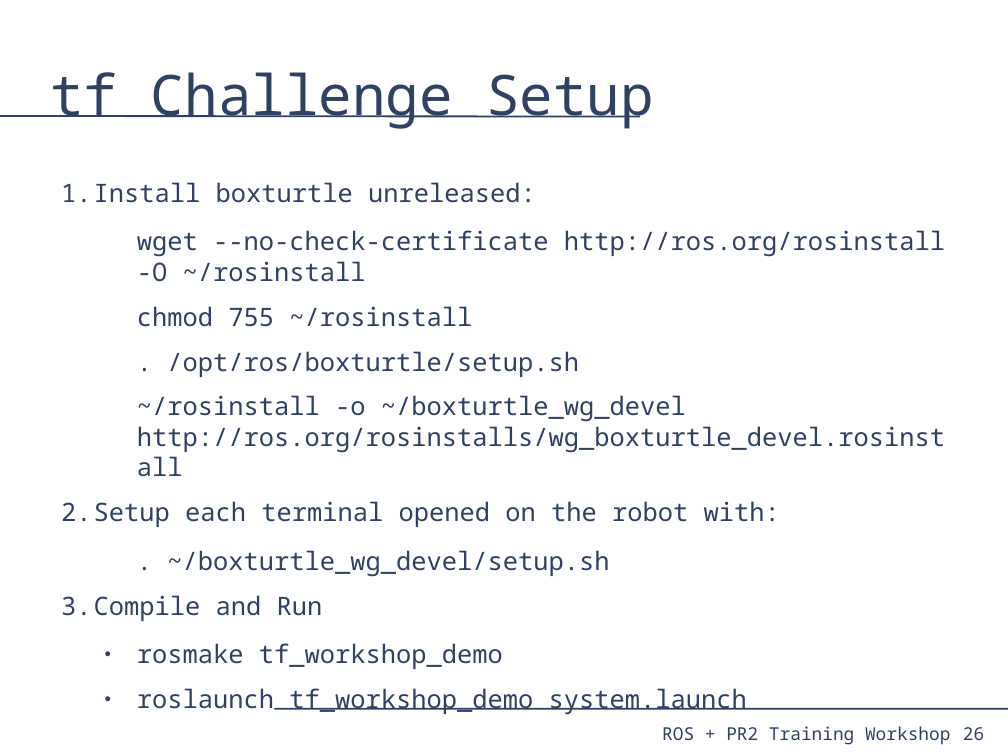
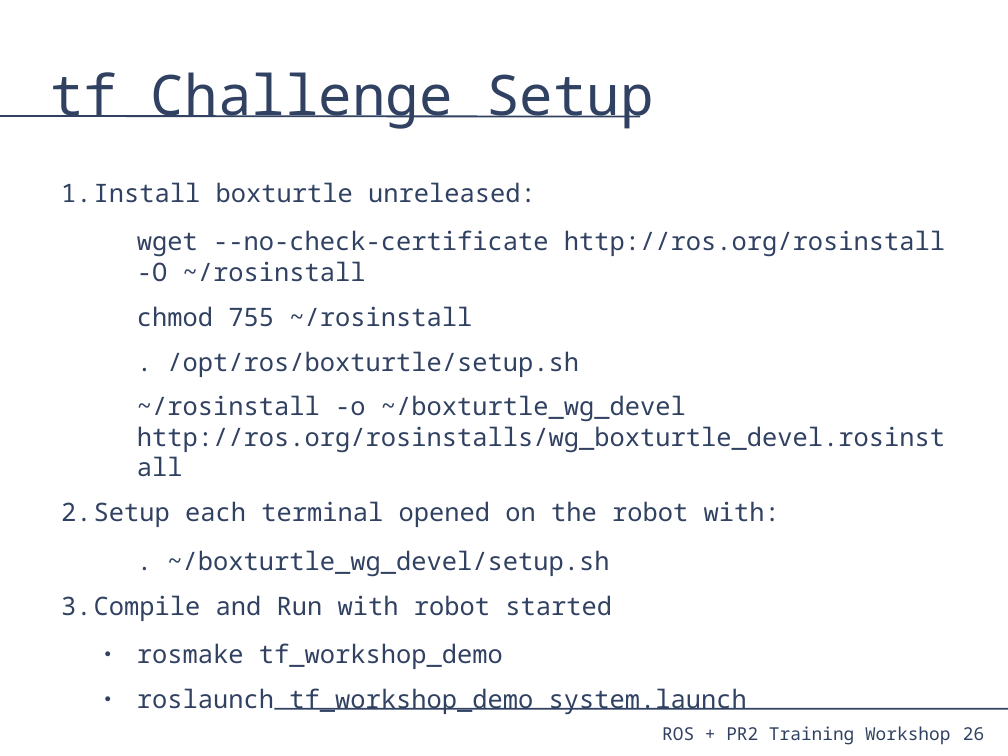
Before and after one commit to PR2/pr2_docs, a slide deck: slide 26 of pr2_training_workshop/tf/tf_training.odp. Drawn at 1008x756 pixels with LibreOffice and Linux fonts; fonts in the diff are those of the drawing. Boxes give left, top, right and bottom in pixels: in the first picture for what was removed or moved away, otherwise in the second. Text is boxed around its words. In the diff, an @@ line names an element or a change of style, - is before the commit and + after.

```diff
--- a/pr2_training_workshop/tf/tf_training.odp
+++ b/pr2_training_workshop/tf/tf_training.odp
@@ text at <box>61,595,612,621</box>: text changed @@
-3. Compile and Run
+3. Compile and Run with robot started
```
